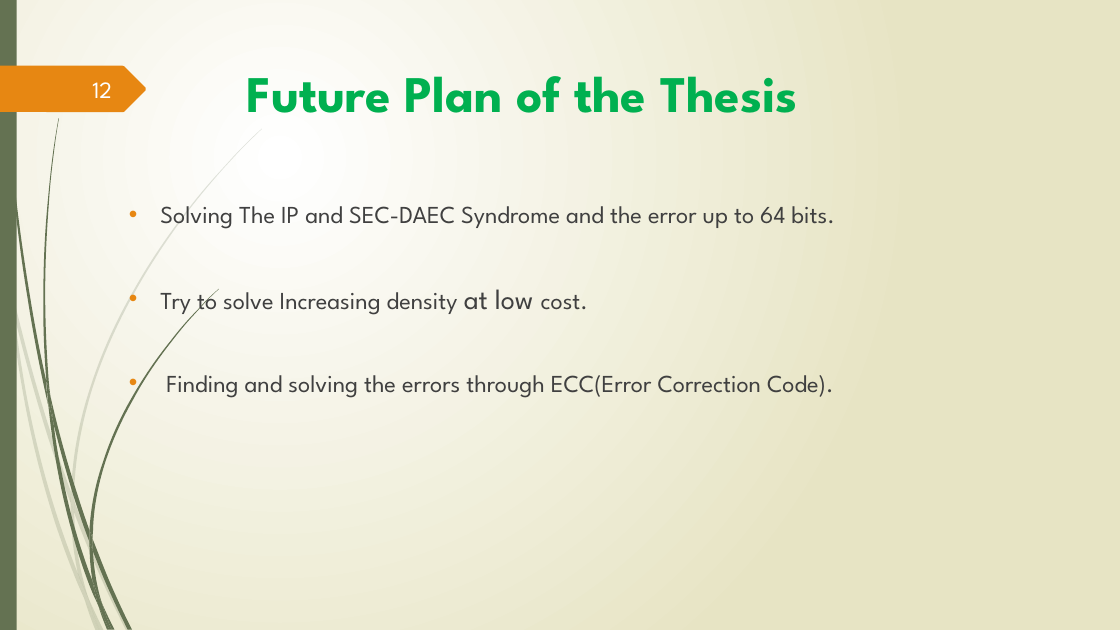
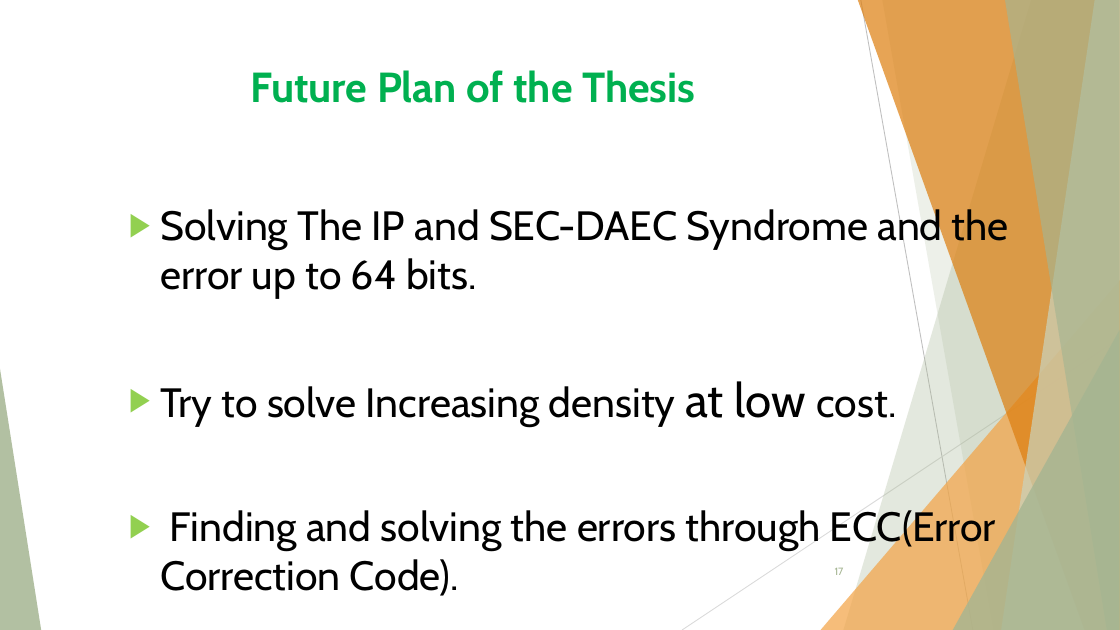
Before and after one commit to Limon49/Thesis, a slide deck: slide 17 of 1607049.pptx (slide 12 before the commit). Drawn at 1120x630 pixels with LibreOffice and Linux fonts; fonts in the diff are those of the drawing. Boxes give left, top, right and bottom in pixels: in the first picture for what was removed or moved away, otherwise in the second. Text is boxed around its words. In the diff, an @@ line names an element or a change of style, - is before the commit and + after.

```diff
--- a/1607049.pptx
+++ b/1607049.pptx
@@ background gradient #FFFFFF to #E8E6C4 to #FFFFFF @@
@@ rectangle removed at (0,0,17,630) @@
@@ title "Future Plan of the Thesis" at (250,70,695,103): size 44 to 36 pt, font League Spartan to Cabin @@
@@ freeform shape removed at (0,66,146,112) @@
@@ page number removed at (92,82,112,98) @@
-12
@@ text "Solving The IP and SEC-DAEC ..." at (160,206,1009,551): size 20.9 to 35.1 pt, font League Spartan to Cabin, text colour #404040 to #000000; size 24.2 to 40.7 pt in "at low"; bullet • to ▶; bullet colour #E78712 to #92D050 @@
@@ group added at (0,0,1120,630): 5 freeform shapes, 3 triangles, 2 lines @@
@@ page number added at (835,568,844,575), 9 pt, text #A5B592 @@
+17
@@ group removed at (0,129,262,630): 10 freeform shapes @@
@@ group removed at (3,0,218,630): 12 freeform shapes @@
```
Also in this commit, not shown: 13 other slides changed, 7 slides added, 1 slide removed, 4 other files.
